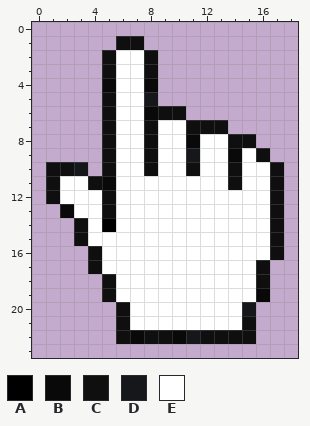
Two versions of one pixel-art sprite, website/img/Cursor_Add.png. Above: the version before the commit.
The file is 19x24 pixels. Colours within 5 levels of each other are drawn and written as one.
Palette (. is transparent): A #000000  B #090909  C #0f0f0f  D #15171a  E #ffffff
After the commit:
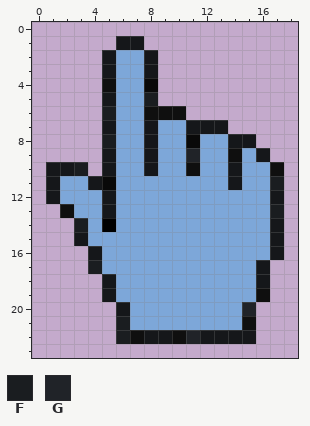
Colours new in this view: F #1a1d20  G #202328
Changes in this commit:
colour E: #ffffff -> #7da7d9
y 1: x 6..7 CC -> DD
y 2..3: x 5 C -> D; x 8 C -> D
y 4: x 5 B -> C
y 5: x 5 C -> D; x 8 D -> F
y 6: x 5 C -> F; x 8 B -> C
y 7: x 5 C -> D; x 8 C -> D; x 11..13 CCC -> DDD
y 8: x 5 C -> F; x 8 C -> D; x 14..15 CC -> DD
y 9: x 5 C -> D; x 8 C -> D; x 11 D -> G; x 14 B -> C; x 16 C -> D
y 10: x 1..3 CCD -> DDF; x 5 C -> D; x 8 C -> D; x 14 C -> D
y 11: x 1 C -> D; x 4 C -> D; x 14 C -> D; x 17 C -> F
y 12: x 1 C -> D; x 5 C -> D; x 17 C -> D
y 13: x 2 B -> C; x 5 C -> D; x 17 C -> F
y 14: x 3 C -> F; x 17 C -> D
y 15: x 3 C -> D; x 17 C -> D
y 16: x 4 C -> D; x 17 C -> D
y 17: x 4 C -> F; x 16 C -> D
y 18: x 5 C -> D; x 16 C -> D
y 19: x 5 C -> D; x 16 B -> C
y 20: x 6 C -> D; x 15 D -> G
y 21: x 6 C -> F
y 22: x 6..15 CBCCBDCCCC -> FCDDCGDDDD
Boxes around the changes in both pictures, in picture pixels (x1, y1, x2, y2):
changed: (46, 36, 284, 344)
